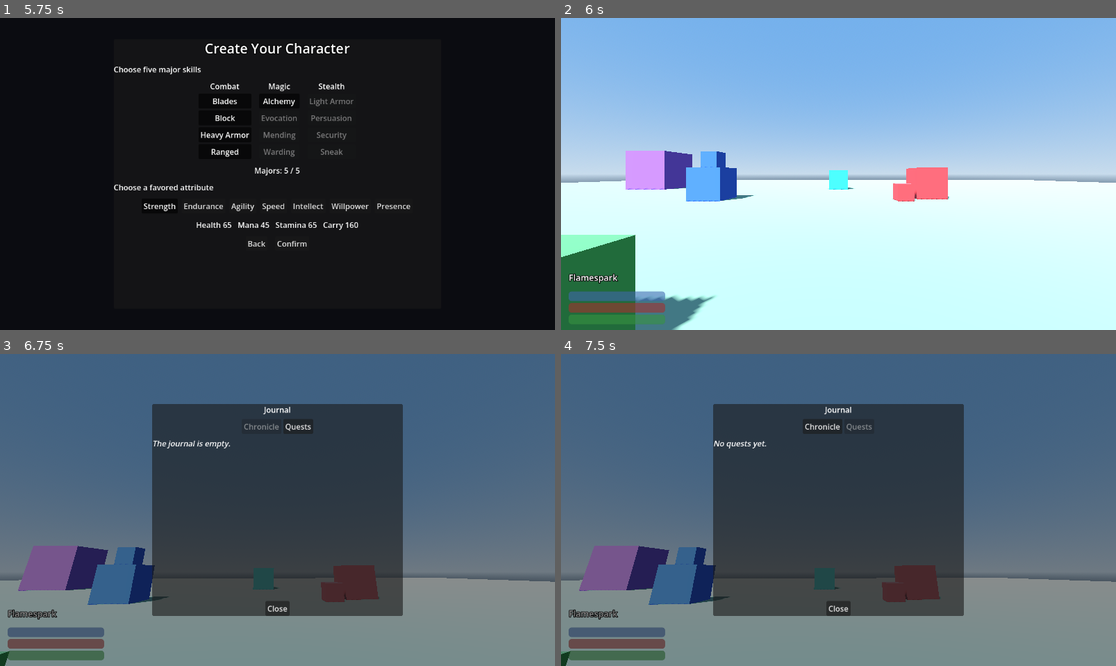
Above: before the commit, frames 1-4 (two rows, left to right).
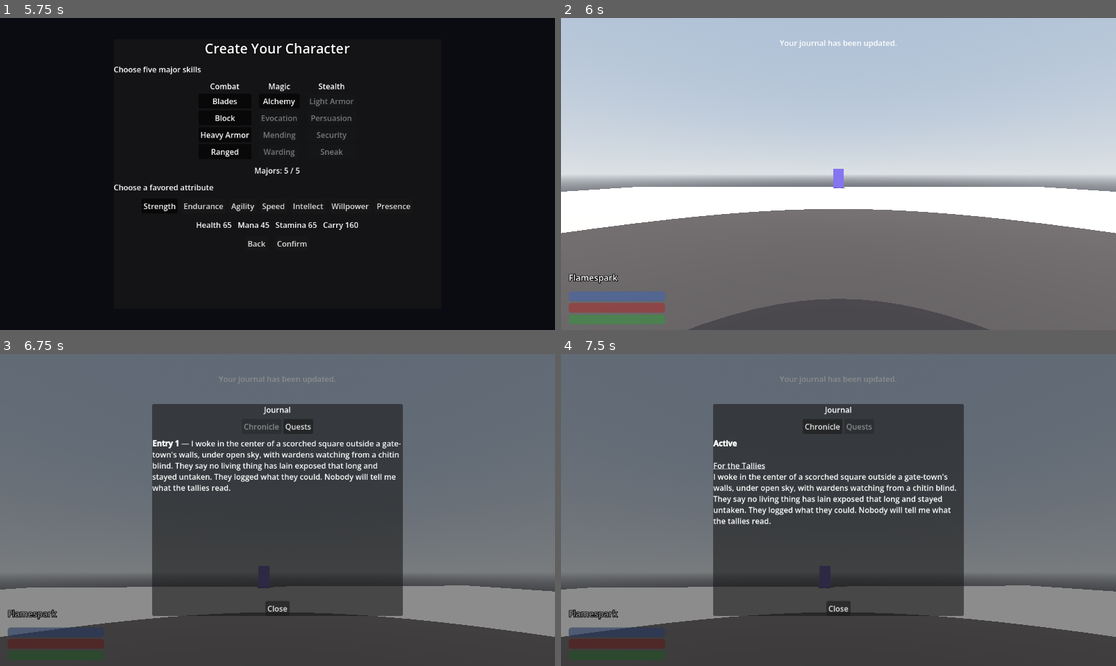
Above: after the commit, the same moments.

Repository: gatorpazz/open-world-game
Game: Godot game, scene res://scenes/ui/title_screen.tscn
Two runs of this game, one before a commit and one after it. Both use one fixed random seed, a clock stepped at 60 frames per second and the inputs below.
Inputs (mouse positions are in pixels of both pictures, inside the frame that each line leads up to):
- Up to frame 1 (5.75 s): click "New Game" at 0.5 s; click "Blades" at 1.25 s; click "Block" at 2 s; click "Heavy Armor" at 2.75 s; click "Ranged" at 3.5 s; click "Alchemy" at 4.25 s; click "Strength" at 5 s
- Up to frame 2 (6 s): click "Confirm" at 5.75 s
- Up to frame 3 (6.75 s): tap Enter at 6.5 s; move the mouse to (305, 510) at 6.52 s; hold W (move_forward) from 6.53 s (still down); hold J (journal) from 6.53 s (still down); click (305, 510) at 6.67 s
- Up to frame 4 (7.5 s): tap Space (jump) at 6.77 s; release W (move_forward) at 7.25 s; release J (journal) at 7.25 s; click "Quests" at 7.25 s

Frame 1 is identical in both runs. In frame 2, 93% of the frame differs, in the area x 0-100%, y 0-100%; in frame 3, 55%; in frame 4, 55%.

Commit message:
game: the opening wakes in the bait square
Co-Authored-By: Claude Fable 5 <noreply@anthropic.com>

Diff:
--- a/scripts/systems/game.gd
+++ b/scripts/systems/game.gd
@@ -12,7 +12,9 @@
 const PLAYER_SCENE := preload("res://scenes/player.tscn")
 const SPAWN_GROUP := &"spawn_points"
 const DEFAULT_SAVE_PATH := "user://save.json"
-const MAIN_SCENE_PATH := "res://scenes/main.tscn"
+## The new-game starting world (spec 010): the player wakes in the bait
+## square. main.tscn survives as the greybox test target.
+const MAIN_SCENE_PATH := "res://scenes/world/bait_square.tscn"
 
 var character_sheet: CharacterSheet
 var inventory: Inventory
--- a/tests/scenes/test_game.gd
+++ b/tests/scenes/test_game.gd
@@ -163,6 +163,21 @@
 	)
 
 
+func test_start_new_game_wakes_in_the_bait_square() -> void:
+	# Spec 010, criterion 7: the opening lands in the square and the wake
+	# trigger writes the chain's first entry exactly once.
+	var majors: Array[StringName] = [&"blades", &"block", &"evocation", &"mending", &"sneak"]
+	_game.start_new_game(StatsComponent.build_creation_sheet(majors, &"endurance"))
+	await wait_process_frames(3)
+	assert_eq(_game.current_world.scene_file_path, "res://scenes/world/bait_square.tscn")
+	for i: int in 4:
+		await get_tree().physics_frame
+	assert_true(_game.journal.has_entry(&"woke_in_the_bait_square"), "the wake trigger fired")
+	assert_eq(
+		_game.journal.entries.count(&"woke_in_the_bait_square"), 1, "the entry is written once"
+	)
+
+
 func test_encumbered_player_moves_slower() -> void:
 	var player: Player = PLAYER_SCENE.instantiate()
 	add_child_autofree(player)
